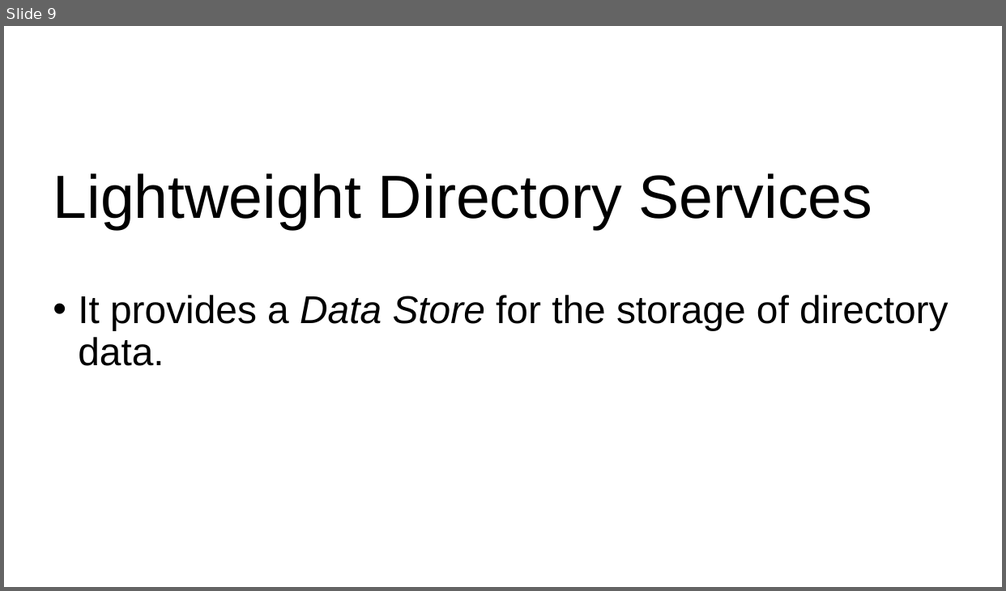
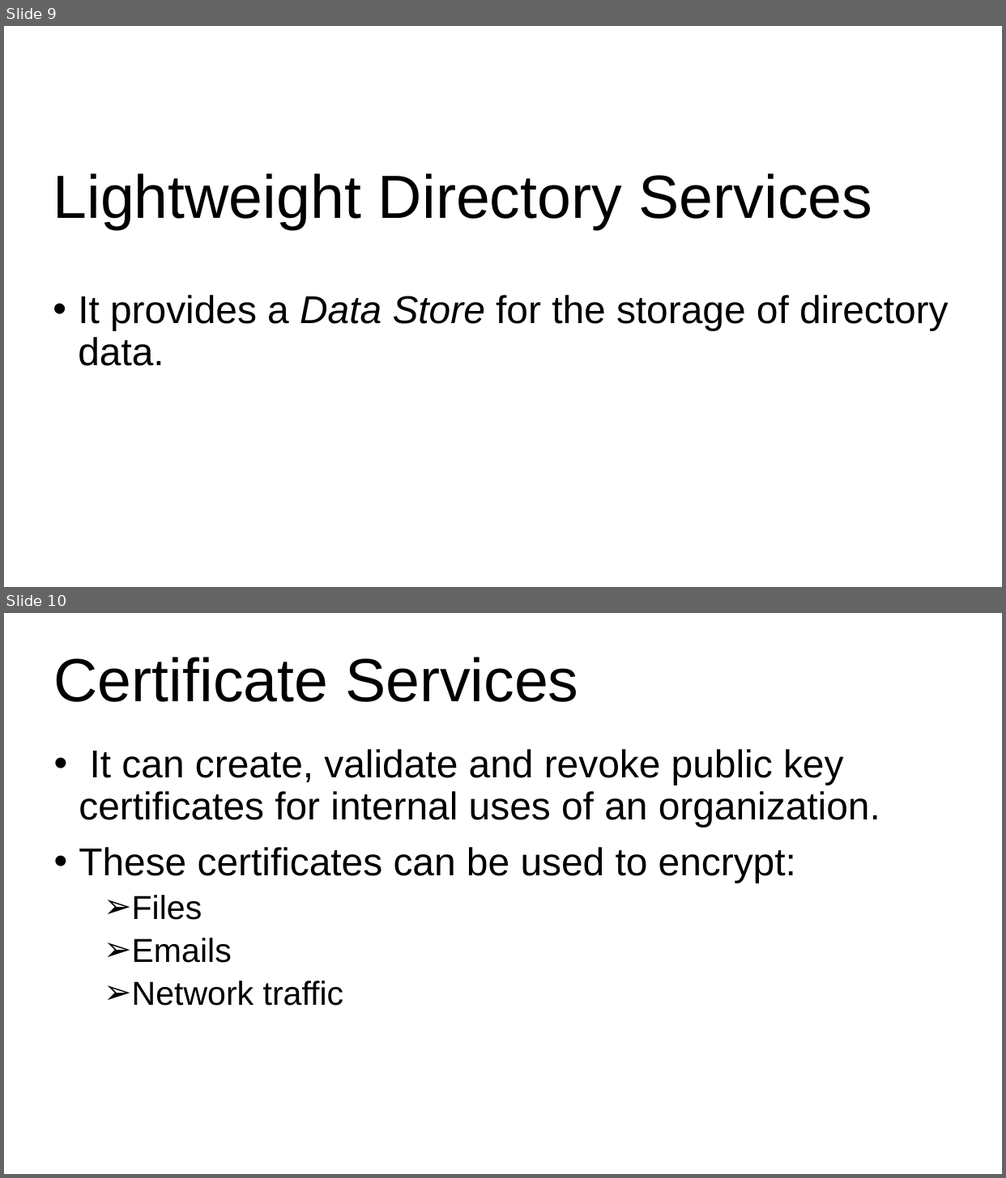
Before and after one commit to Hero-Team/active-drictory-installation-and-configuration-on-windows-server, a slide deck: active.pptx. Shown one above the other, each under a label of ours: slide 9 before the commit, slides 9 and 10 after it. The pictures are 1006x591 and 1006x1178 pixels, drawn with LibreOffice and Linux fonts; fonts in the diff are those of the drawing; background and template pictures are left out. Boxes give left, top, right and bottom in pixels: in the first picture for what was removed or moved away, otherwise in the second. Text is boxed around its words. In the diff, an @@ line names an element or a change of style, - is before the commit and + after.

Commit message:
i add my second slide

```diff
--- a/active.pptx
+++ b/active.pptx
@@ slide 10 added at [4,613,1002,1174], background picture (left out) @@
@@ title added at [54,657,579,702], 44 pt, text #000000 @@
+Certificate Services
@@ text added at [79,749,880,1006], 28 pt, text #000000 @@
+• It can create, validate and revoke public key certificates for internal uses of an organization.
+• These certificates can be used to encrypt:
+  ➢ Files
+  ➢ Emails
+  ➢ Network traffic
```
